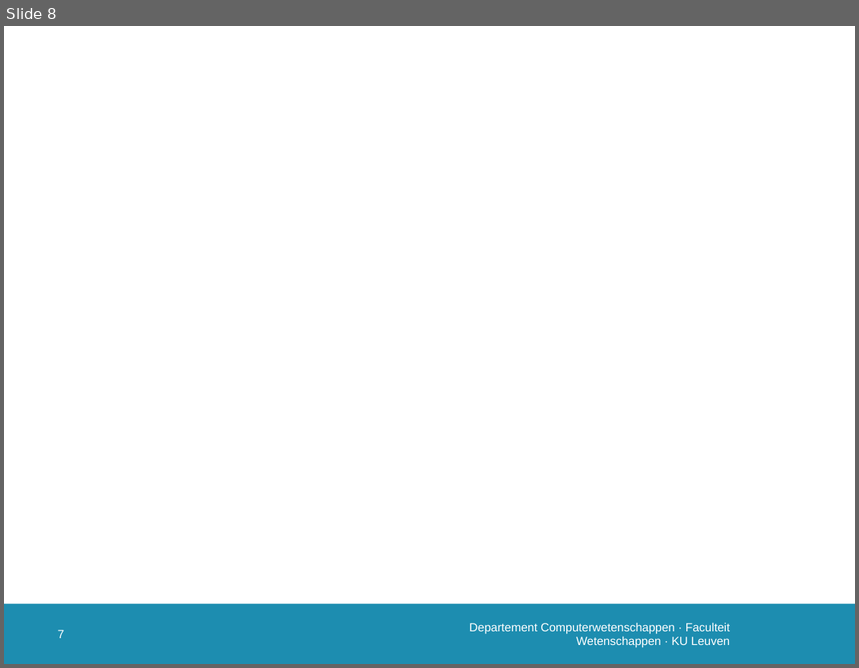
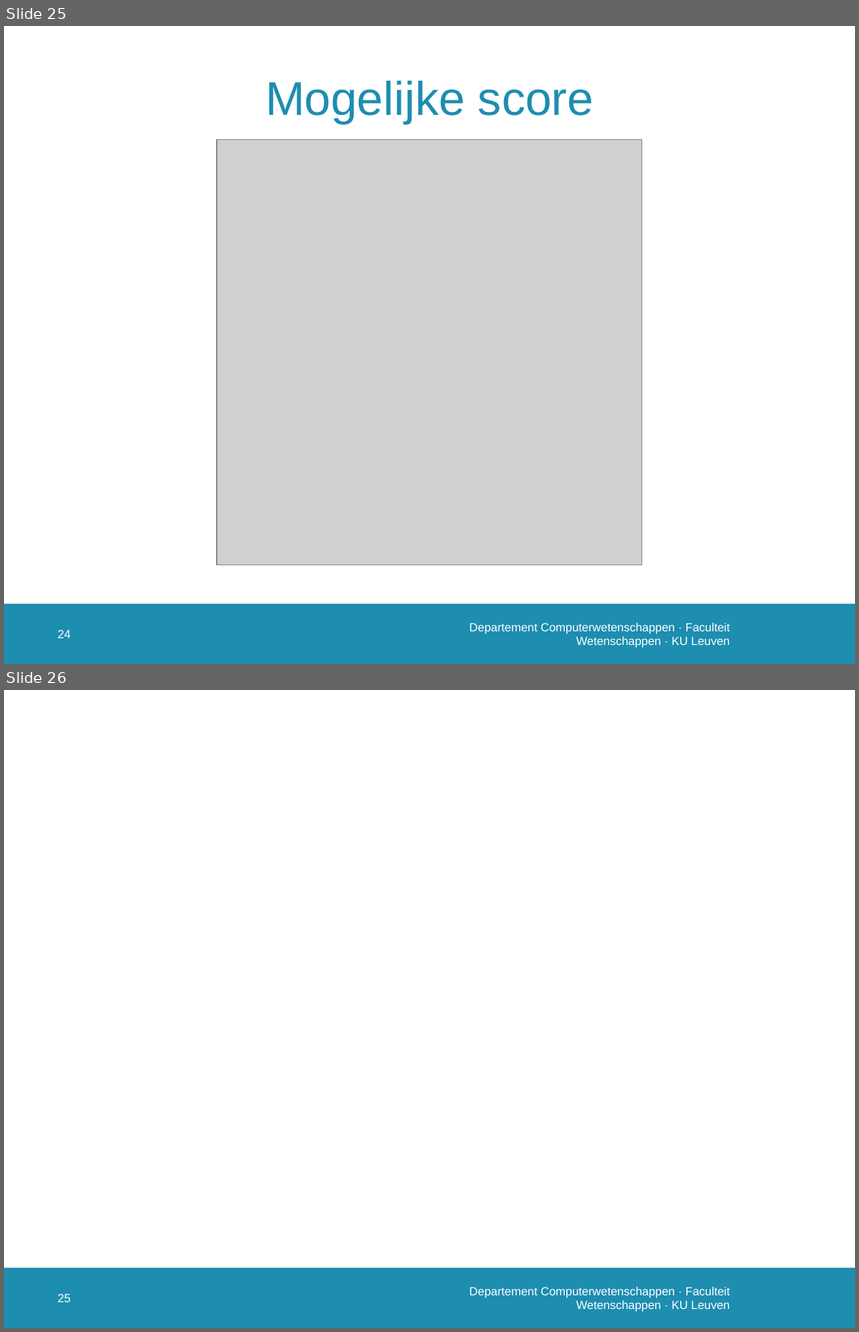
Before and after one commit to susverwimp/T208-Probabilistic-Programming-A-Case-Study, a slide deck: thesis/presentations/2 second/second.pptx. Shown one above the other, each under a label of ours: slide 8 before the commit, slides 25 and 26 after it. The pictures are 859x668 and 859x1332 pixels, drawn with LibreOffice and Linux fonts; fonts in the diff are those of the drawing; grey boxes stand for pictures; background and template pictures are left out. Boxes give left, top, right and bottom in pixels: in the first picture for what was removed or moved away, otherwise in the second. Text is boxed around its words. In the diff, an @@ line names an element or a change of style, - is before the commit and + after.

```diff
--- a/thesis/presentations/2 second/second.pptx
+++ b/thesis/presentations/2 second/second.pptx
@@ slide 25 added at (4, 26, 855, 664), background #FFFFFF; not listed: 1 template element that a slide beside it also shows @@
@@ title added at (265, 81, 594, 123), 40 pt, text #1D8DB0 @@
+Mogelijke score
@@ picture added at (217, 140, 642, 566) @@
@@ page number added at (58, 630, 71, 639), 10 pt, text #FFFFFF @@
+24
@@ text added at (469, 623, 731, 648), 10 pt, text #FFFFFF @@
+Departement Computerwetenschappen · Faculteit Wetenschappen · KU Leuven
@@ what was slide 8 is now slide 26 @@
@@ page number at (58, 1294, 71, 1303): text changed @@
-7
+25
```
Also in this commit, not shown: 6 slides changed, 19 other slides added, 17 other files.
